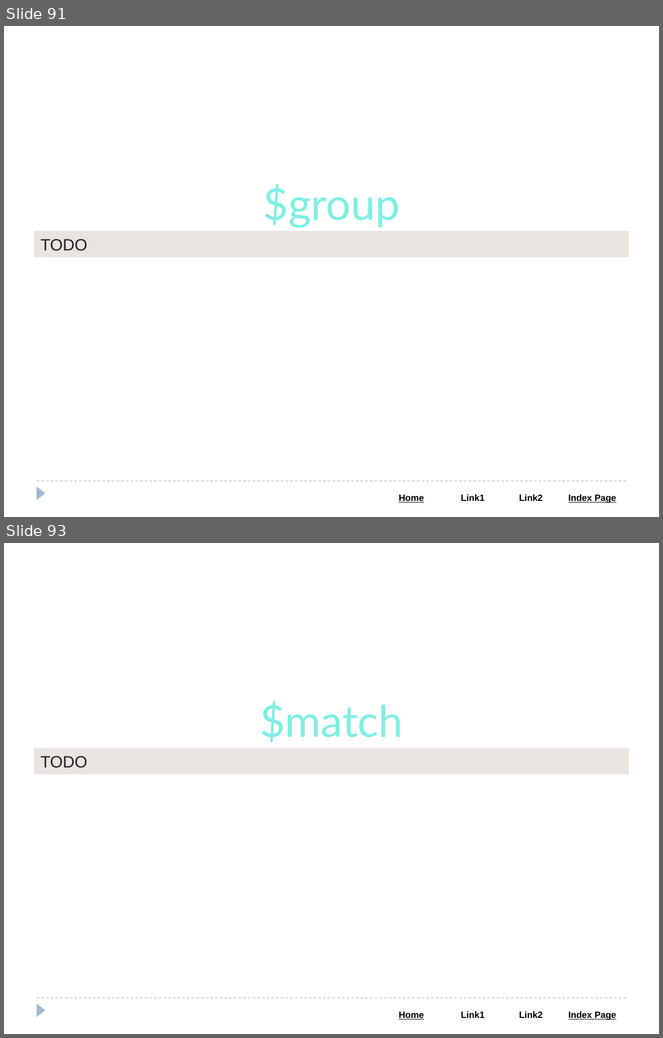
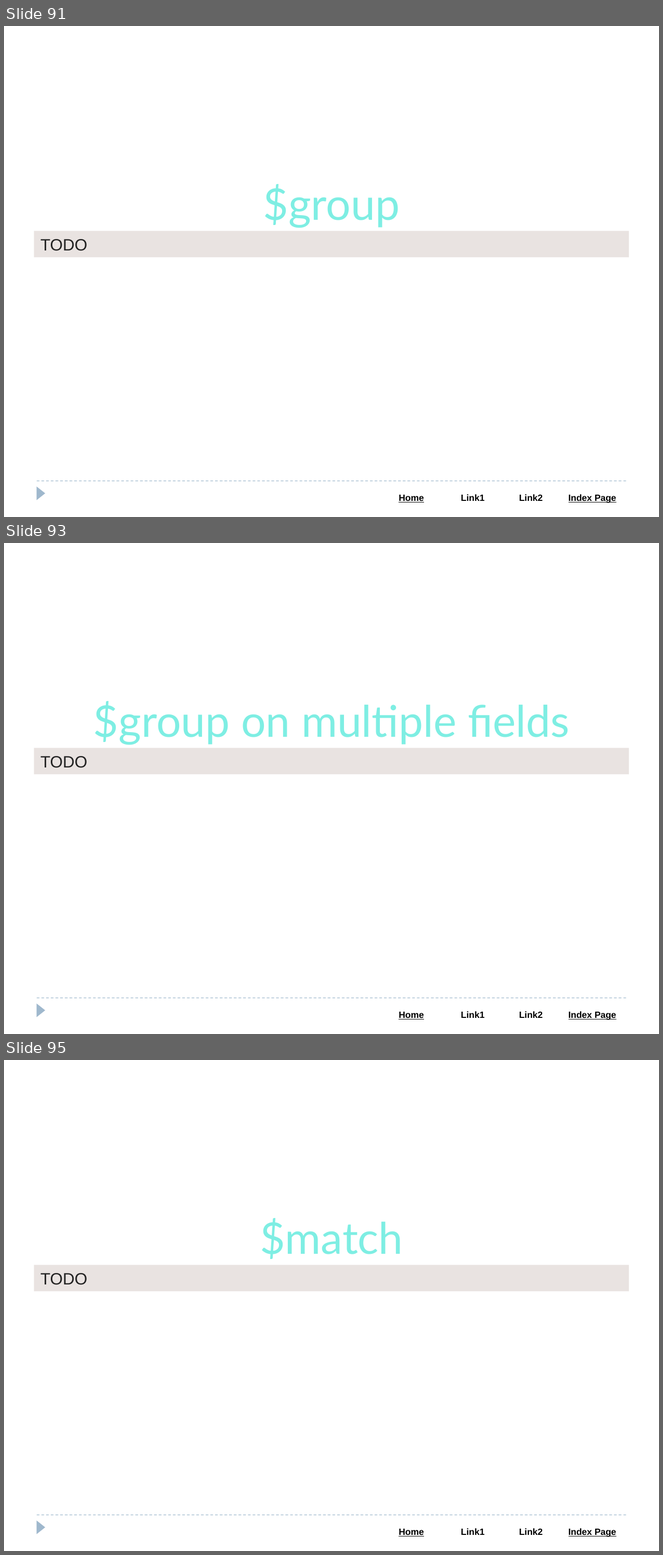
Before and after one commit to Saleel-Bagde/PPT-s, a slide deck: MongoDB PPT.pptx. Shown one above the other, each under a label of ours: slides 91 and 93 before the commit, slides 91, 93 and 95 after it; the slides between them are not shown. The pictures are 663x1038 and 663x1555 pixels, drawn with LibreOffice and Linux fonts; fonts in the diff are those of the drawing. Boxes give left, top, right and bottom in pixels: in the first picture for what was removed or moved away, otherwise in the second. Text is boxed around its words. In the diff, an @@ line names an element or a change of style, - is before the commit and + after.

```diff
--- a/MongoDB PPT.pptx
+++ b/MongoDB PPT.pptx
@@ slide 93 added at box(4, 543, 659, 1034), background #FFFFFF; not listed: 3 template elements that a slide beside it also shows @@
@@ text added at box(93, 701, 570, 745), 48 pt, text #7EEEE3 @@
+$group on multiple fields
@@ rectangle added at box(34, 748, 629, 774), fill #E9E3E1, 18 pt, text #222222 @@
+TODO
@@ what was slide 93 is now slide 95 @@
```
Also in this commit, not shown: 1 slide changed, 1 other slide added.
